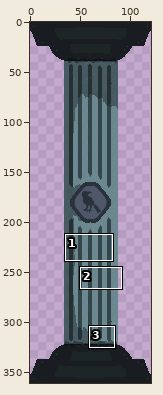
Sprite sheet: images/Pillar_1.png. The picture above shows the old version from afar; the outline marks the close-up.
Close-up. Old version:
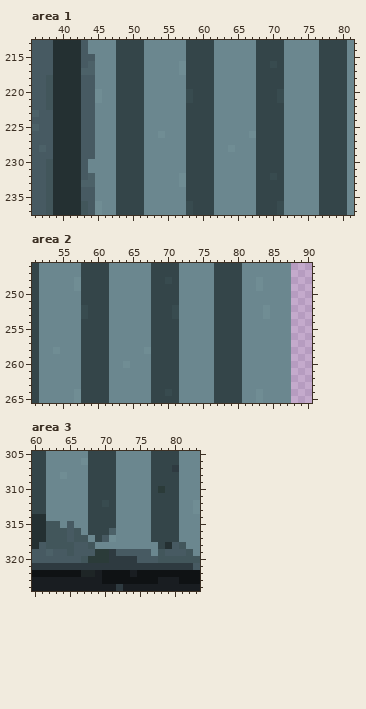
The file is 121x361 pixels. Pixels under 10% opacity are left out. Colours within 5 levels of each other are drawn and written as one. Shown: area 1: x 36..81, y 213..237; area 2: x 51..90, y 246..265; area 3: x 60..83, y 305..324. The commit also changed other parts of the picture, which this record leaves out.
Now the later version:
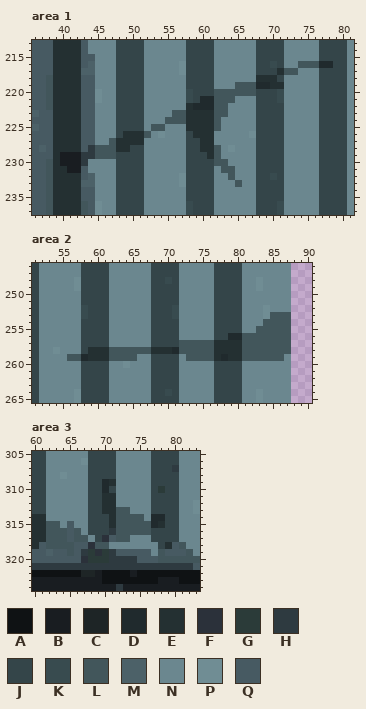
Palette (. is transparent): A #0f1214  B #191d21  C #1e2526  D #202a2d  E #243032  F #2b313a  G #2b3b39  H #2e3a40  J #344549  K #384b4f  L #42565b  M #4c6168  N #6b878f  P #708d94  Q #475a62
From old to new:
Area 1:
Colour E gives way to colour B in rows 229 to 230 at x 40 to 42; in row 231 at x 41 to 42.
Colour J gives way to colour D in row 216 at x 77 to 78; in row 219 at x 68 to 69; in row 221 at x 60 to 61; in row 222 at x 59 to 61.
Colour J gives way to colour E in row 217 at x 71; in row 218 at x 68 to 70; in row 219 at x 70 to 71; in row 222 at x 58; in rows 223 to 225 at x 58 to 61; in row 226 at x 49 to 51 and 59 to 61.
Colour J gives way to colour E in row 227 at x 48 to 51 and 60 to 61; in row 228 at x 48 to 49 and 60 to 61; in row 229 at x 61.
Colour Q gives way to colour H in row 228 at x 44; in row 229 at x 43 to 44; in row 230 at x 43.
Colour N gives way to colour L in row 216 at x 74 to 76; in row 217 at x 72 to 73; in row 219 at x 65 to 67; in row 220 at x 62 to 67; in row 221 at x 62 to 64; in row 222 at x 62 to 63.
Colour N gives way to colour L in row 223 at x 56 to 57 and 62 to 63; in row 224 at x 55 to 57 and 62; in row 225 at x 53 to 54 and 62; in row 226 at x 52; in row 227 at x 47; in rows 228 to 229 at x 45 to 47 and 62.
Colour N gives way to colour L in row 230 at x 62 to 63; in row 231 at x 63 to 64; in row 232 at x 64; in row 233 at x 65.
Area 2:
Colour J gives way to colour D in row 256 at x 79 to 80; in row 258 at x 71; in row 259 at x 58 and 78.
Colour J gives way to colour E in row 257 at x 77 to 80; in row 258 at x 59 to 61, 68 to 70 and 77 to 80; in row 259 at x 59 to 61, 77 and 79 to 80.
Colour N gives way to colour L in row 253 at x 85 to 87; in row 254 at x 84 to 87; in row 255 at x 83 to 87; in row 256 at x 81 to 87; in row 257 at x 72 to 76 and 81 to 87; in row 258 at x 62 to 66, 72 to 76 and 81 to 87.
Colour N gives way to colour L in row 259 at x 56 to 57, 62 to 65, 73 to 76 and 81 to 86.
Colour P gives way to colour L in row 258 at x 67.
Area 3:
Colour J gives way to colour D in rows 309 to 310 at x 70; in row 314 at x 77 to 78; in row 315 at x 77.
Colour J gives way to colour E in row 309 at x 71; in row 311 at x 70 to 71; in row 312 at x 71; in row 313 at x 70 to 71; in row 314 at x 71; in row 315 at x 71 and 78.
Colour K gives way to colour E in row 312 at x 70.
Colour G gives way to colour F in row 319 at x 69.
Colour L gives way to colour F in row 318 at x 68; in row 320 at x 67.
Colour Q gives way to colour F in row 317 at x 70.
Colour Q gives way to colour G in row 319 at x 68.
Colour M gives way to colour H in row 316 at x 71.
Colour Q gives way to colour H in row 319 at x 67.
Colour N gives way to colour L in row 313 at x 72 to 73; in row 314 at x 72 to 75; in rows 315 to 316 at x 72 to 76; in row 317 at x 72 to 73; in row 318 at x 69 to 70.
Colour P gives way to colour Q in row 317 at x 71.
